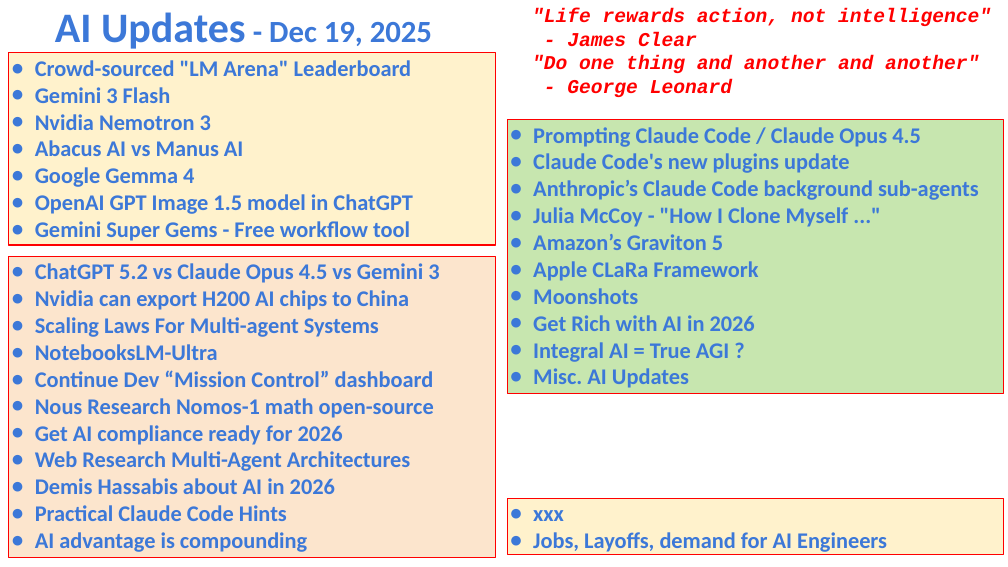
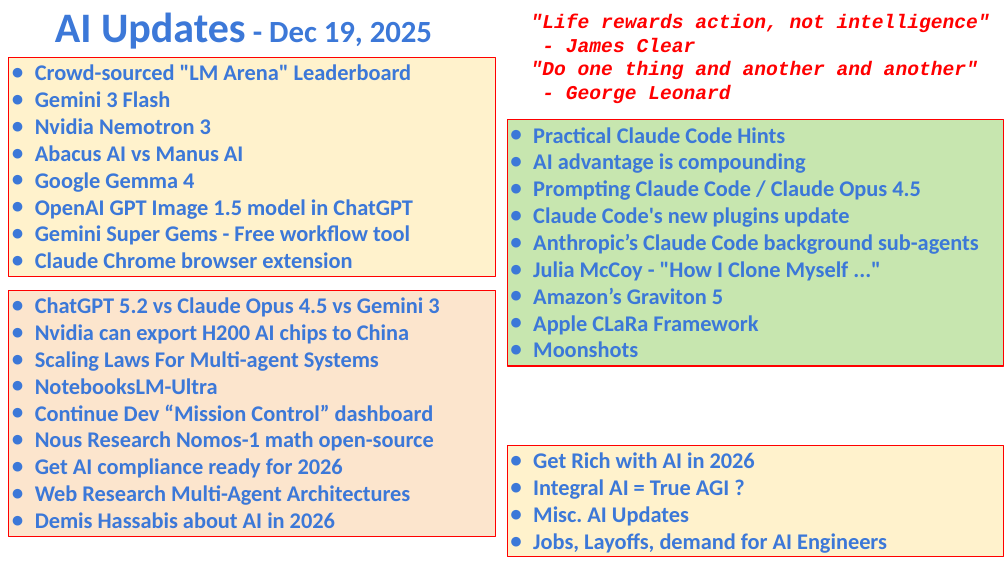
Before and after one commit to lselector/seminar, a slide deck: slide 1 of 2025/2025-12-19-AI-Updates.pptx. Drawn at 1008x567 pixels with LibreOffice and Linux fonts; fonts in the diff are those of the drawing. Boxes give left, top, right and bottom in pixels: in the first picture for what was removed or moved away, otherwise in the second. Text is boxed around its words. In the diff, an @@ line names an element or a change of style, - is before the commit and + after.

```diff
--- a/2025/2025-12-19-AI-Updates.pptx
+++ b/2025/2025-12-19-AI-Updates.pptx
@@ text ""Life rewards action, not intelligence"": place and size @@
-text ""Life rewards action, not intelligence"" at bbox=[532, 8, 991, 97]
+text ""Life rewards action, not intelligence"" at bbox=[531, 14, 990, 103]
@@ rectangle "Crowd-sourced "LM Arena" Leaderboard": place and size @@
-rectangle "Crowd-sourced "LM Arena" Leaderboard" at bbox=[9, 53, 496, 246]
+rectangle "Crowd-sourced "LM Arena" Leaderboard" at bbox=[9, 57, 496, 276]
@@ rectangle "Practical Claude Code Hints": place and size @@
-rectangle "Practical Claude Code Hints" at bbox=[507, 120, 1003, 393]
+rectangle "Practical Claude Code Hints" at bbox=[507, 120, 1003, 366]
@@ text in rectangle at bbox=[533, 127, 805, 173]: paragraphs added @@
+● Practical Claude Code Hints
+● AI advantage is compounding
@@ text in rectangle at bbox=[35, 252, 352, 268]: paragraph added @@
+● Claude Chrome browser extension
@@ rectangle "ChatGPT 5.2 vs Claude Opus ...": place and size @@
-rectangle "ChatGPT 5.2 vs Claude Opus ..." at bbox=[9, 257, 496, 557]
+rectangle "ChatGPT 5.2 vs Claude Opus ..." at bbox=[9, 290, 496, 536]
@@ text in rectangle at bbox=[533, 315, 755, 388]: paragraphs removed @@
-● Get Rich with AI in 2026
-● Integral AI = True AGI ?
-● Misc. AI Updates
@@ rectangle "Get Rich with AI in ...": place and size @@
-rectangle "Get Rich with AI in ..." at bbox=[507, 498, 1003, 554]
+rectangle "Get Rich with AI in ..." at bbox=[507, 446, 1003, 556]
@@ text in rectangle at bbox=[533, 452, 755, 526]: text changed @@
-● xxx
+● Get Rich with AI in 2026
+● Integral AI = True AGI ?
+● Misc. AI Updates
@@ text in rectangle at bbox=[35, 505, 307, 552]: paragraphs removed @@
-● Practical Claude Code Hints
-● AI advantage is compounding
```
Also in this commit, not shown: 13 other slides changed, 1 slide added.
